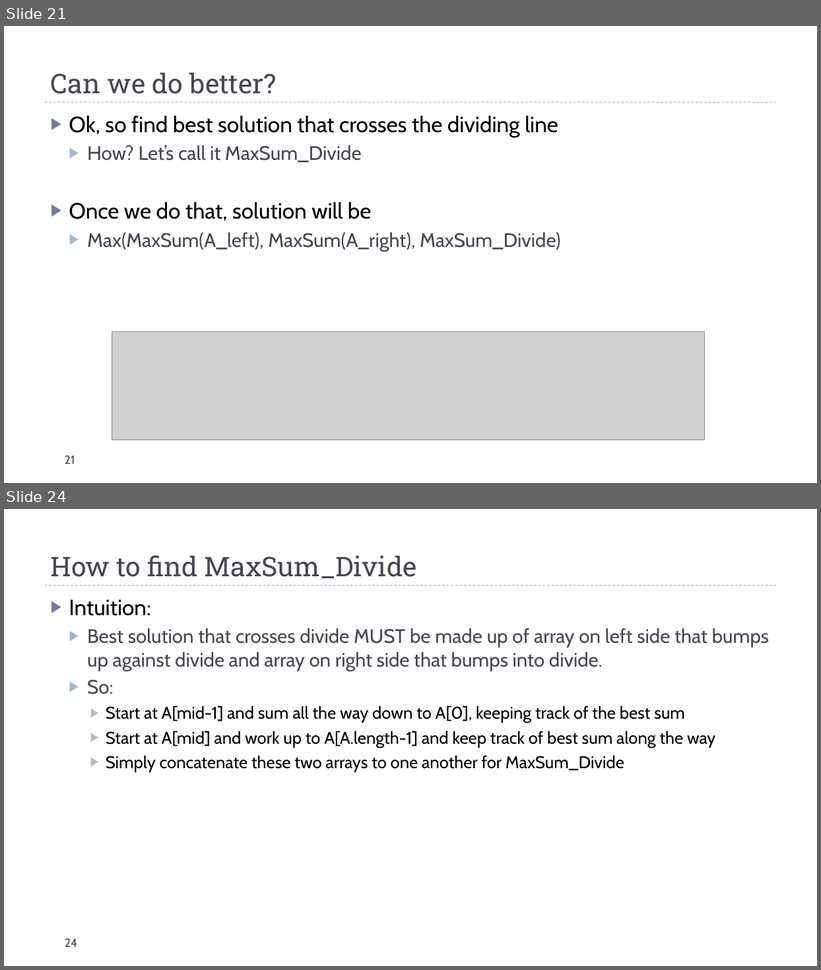
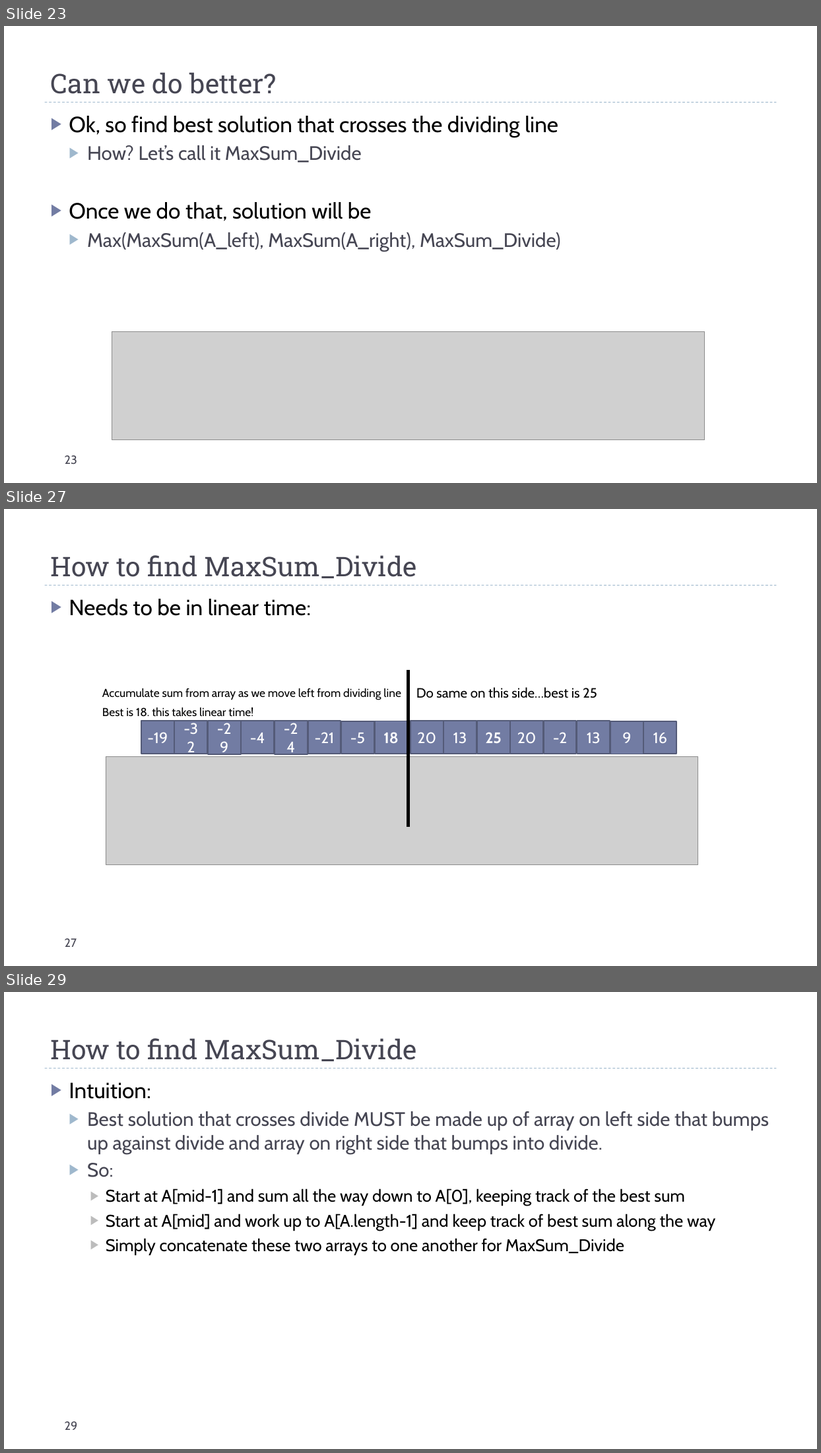
Before and after one commit to markfloryan/dsa2, a slide deck: slides/03-DivConIntro.pptx. Shown one above the other, each under a label of ours: slides 21 and 24 before the commit, slides 23, 27 and 29 after it; the slides between them are not shown. The pictures are 821x970 and 821x1453 pixels, drawn with LibreOffice and Linux fonts; fonts in the diff are those of the drawing; grey boxes stand for pictures. Boxes give left, top, right and bottom in pixels: in the first picture for what was removed or moved away, otherwise in the second. Text is boxed around its words. In the diff, an @@ line names an element or a change of style, - is before the commit and + after.

```diff
--- a/slides/03-DivConIntro.pptx
+++ b/slides/03-DivConIntro.pptx
@@ slide 27 added at <box>4,509,817,966</box>, background #FFFFFF; not listed: 1 template element that a slide beside it also shows @@
@@ title added at <box>51,555,417,578</box>, 32 pt, text #464653 @@
+How to find MaxSum_Divide
@@ text added at <box>69,599,311,616</box>, 26 pt, text #000000 @@
+▶ Needs to be in linear time:
@@ line added from (409, 670) to (409, 827), #000000 4.25 pt @@
@@ text added at <box>102,689,401,717</box>, 13.6 pt, text #000000 @@
+Accumulate sum from array as we move left from dividing line
+Best is 18. this takes linear time!
@@ text added at <box>416,687,597,698</box>, 16 pt, text #000000 @@
+Do same on this side…best is 25
@@ rectangle added at <box>141,722,174,755</box>, fill #727CA3, outline #545C79 1.5 pt, 18 pt, text #FFFFFF @@
+-19
@@ rectangle added at <box>175,722,208,755</box>, fill #727CA3, outline #545C79 1.5 pt, 18 pt, text #FFFFFF @@
+-32
@@ rectangle added at <box>208,722,241,755</box>, fill #727CA3, outline #545C79 1.5 pt, 18 pt, text #FFFFFF @@
+-29
@@ rectangle added at <box>242,722,274,755</box>, fill #727CA3, outline #545C79 1.5 pt, 18 pt, text #FFFFFF @@
+-4
@@ rectangle added at <box>275,721,308,755</box>, fill #727CA3, outline #545C79 1.5 pt, 18 pt, text #FFFFFF @@
+-24
@@ rectangle added at <box>308,721,341,755</box>, fill #727CA3, outline #545C79 1.5 pt, 18 pt, text #FFFFFF @@
+-21
@@ rectangle added at <box>341,722,374,755</box>, fill #727CA3, outline #545C79 1.5 pt, 18 pt, text #FFFFFF @@
+-5
@@ rectangle added at <box>375,722,408,755</box>, fill #727CA3, outline #545C79 1.5 pt, 18 pt, text #FFFFFF, bold @@
+18
@@ rectangle added at <box>411,722,443,755</box>, fill #727CA3, outline #545C79 1.5 pt, 18 pt, text #FFFFFF @@
+20
@@ rectangle added at <box>444,722,477,755</box>, fill #727CA3, outline #545C79 1.5 pt, 18 pt, text #FFFFFF @@
+13
@@ rectangle added at <box>477,722,510,755</box>, fill #727CA3, outline #545C79 1.5 pt, 18 pt, text #FFFFFF, bold @@
+25
@@ rectangle added at <box>510,722,543,755</box>, fill #727CA3, outline #545C79 1.5 pt, 18 pt, text #FFFFFF @@
+20
@@ rectangle added at <box>544,722,577,755</box>, fill #727CA3, outline #545C79 1.5 pt, 18 pt, text #FFFFFF @@
+-2
@@ rectangle added at <box>578,721,611,755</box>, fill #727CA3, outline #545C79 1.5 pt, 18 pt, text #FFFFFF @@
+13
@@ rectangle added at <box>611,722,644,755</box>, fill #727CA3, outline #545C79 1.5 pt, 18 pt, text #FFFFFF @@
+9
@@ rectangle added at <box>644,722,677,755</box>, fill #727CA3, outline #545C79 1.5 pt, 18 pt, text #FFFFFF @@
+16
@@ picture added at <box>106,757,698,865</box> @@
@@ page number added at <box>65,939,77,947</box>, 14 pt, text #464653 @@
+27
@@ what was slide 21 is now slide 23 @@
@@ page number at <box>65,456,77,464</box>: text changed @@
-21
+23
@@ what was slide 24 is now slide 29 @@
@@ page number at <box>65,1422,78,1430</box>: text changed @@
-24
+29
```
Also in this commit, not shown: 2 slides changed, 5 other slides added, 1 slide removed, 3 other files.
